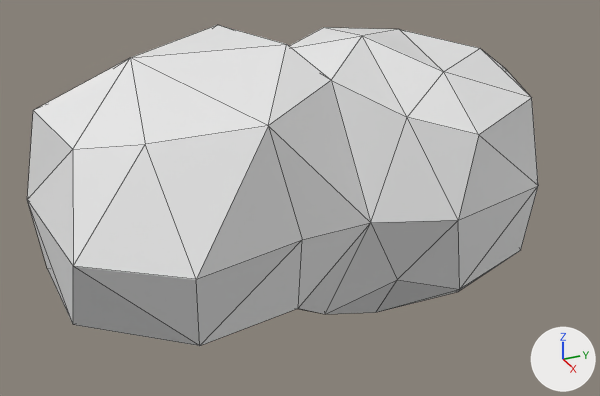
The Blender file Assets/Meshes/Selectables/cloud_small.blend as it was, and as the next commit left it.
Before and after are seen from a camera (50 mm lens) standing at (8.61, -5.15, 3.95) and looking at (0.34, -1.43, -0.18). Lighting does not change. The marker at lower right points along +X, +Y and +Z. Mesh edges are drawn as thin lines.
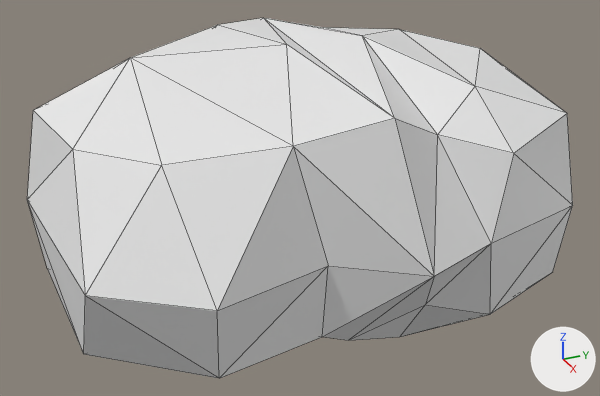
Where the newer file only moved an object's origin or applied its transform, the numbers keep the older frame.

The change, as JSON lines over the scene's bpy script:
```json
{"block": "me_icosphere_004", "where": "# used by ob_icosphere; location = (0.078, -1.272, -0.005)"}
{"op": "remove", "block": "me_icosphere_004", "code": "me_icosphere_004.from_pydata(...)  # 61 vertices, 120 faces; spans x -1.98..1.97, y -3.18..3.27, z -1.7..1.74"}
{"op": "add", "block": "me_icosphere_004", "code": "me_icosphere_004.from_pydata(...)  # 59 vertices, 116 faces; spans x -2.25..2.77, y -3.18..3.27, z -1.7..1.74"}
{"block": "me_icosphere_004", "change": "me_icosphere_004 part 1"}
{"block": "me_icosphere_004", "change": "5 vertices are removed from x -0.63..0.77, y 0.63..2.97, z -1.7..-0.89"}
{"block": "me_icosphere_004", "change": "19 faces are deleted"}
{"block": "me_icosphere_004", "change": "10 vertices in x 0.59..1.71, y -2.99..2.39, z -1.7..1.39 move by (0.6, 0.0, 0.0)"}
{"block": "me_icosphere_004", "change": "9 vertices in x 1.02..1.97, y -2.15..2.32, z -1.36..1.09 move by (0.59, 0.0, 0.0)"}
{"block": "me_icosphere_004", "change": "9 vertices move from x -1.53..1.51, y -1.44..0.57, z -1.23..1.43 to x -2.25..2.77, y -1.44..0.57, z -1.64..1.67"}
{"block": "me_icosphere_004", "change": "3 vertices are added at (-0.34, 0.95, -1.67), (-0.52, 2.62, -1.29), (1.37, 0.65, -1.7)"}
{"block": "me_icosphere_004", "change": "15 new faces join them"}
```

Location of each change, [x1, y1, x2, y2] in pixels of the pictures (600 x 396 px; the box of a moved part takes in the faces that stretch with it):
```json
{"object": "Icosphere", "change": "reshaped", "before": [27, 25, 538, 346], "after": [27, 18, 573, 378], "on screen": "7% wider, 12% taller"}
{"part": 1, "of": "me_icosphere_004", "change": "moved or reshaped", "before": [29, 27, 538, 346], "after": [29, 18, 573, 378]}
```
